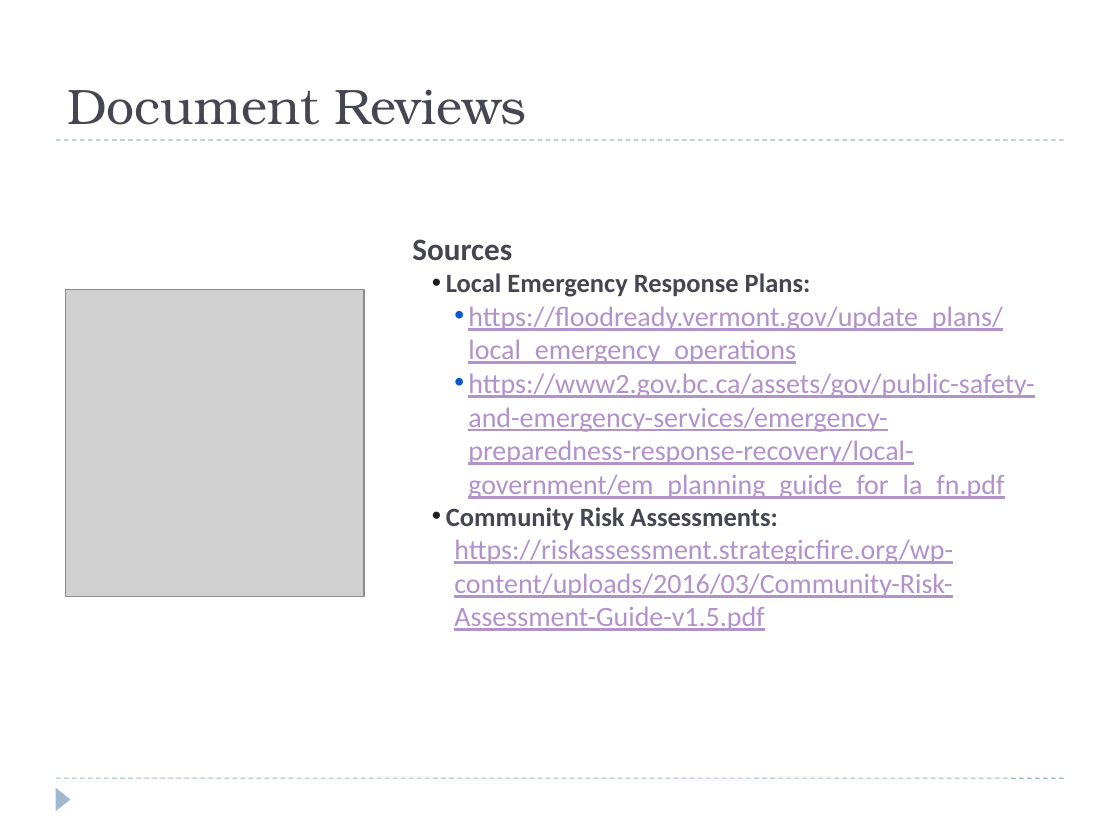
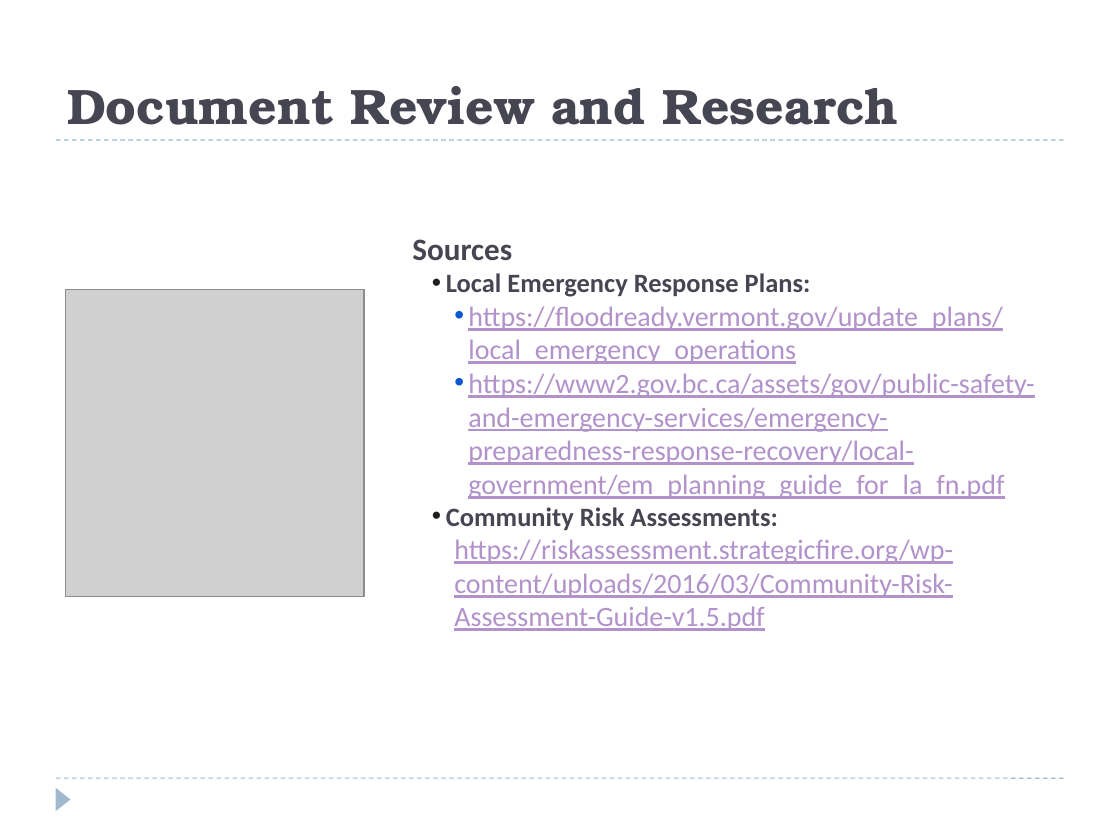
Before and after one commit to JIM440/CEF440-group-22, a slide deck: slide 14 of Task 2/GROUP 22 PPT.pptx (slide 11 before the commit). Drawn at 1120x840 pixels with LibreOffice and Linux fonts; fonts in the diff are those of the drawing; grey boxes stand for pictures. Boxes give left, top, right and bottom in pixels: in the first picture for what was removed or moved away, otherwise in the second. Text is boxed around its words. In the diff, an @@ line names an element or a change of style, - is before the commit and + after.

```diff
--- a/Task 2/GROUP 22 PPT.pptx
+++ b/Task 2/GROUP 22 PPT.pptx
@@ title at (x1=67, y1=86, x2=899, y2=125): text changed; bold on @@
-Document Reviews
+Document Review and Research
```
Also in this commit, not shown: 9 other slides changed, 9 slides added, 5 slides removed, 3 other files.
